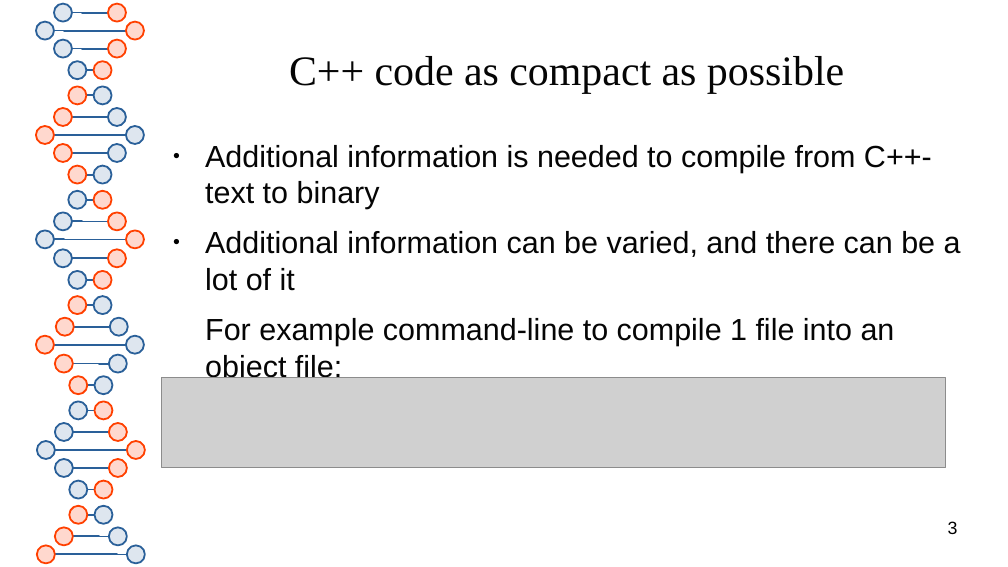
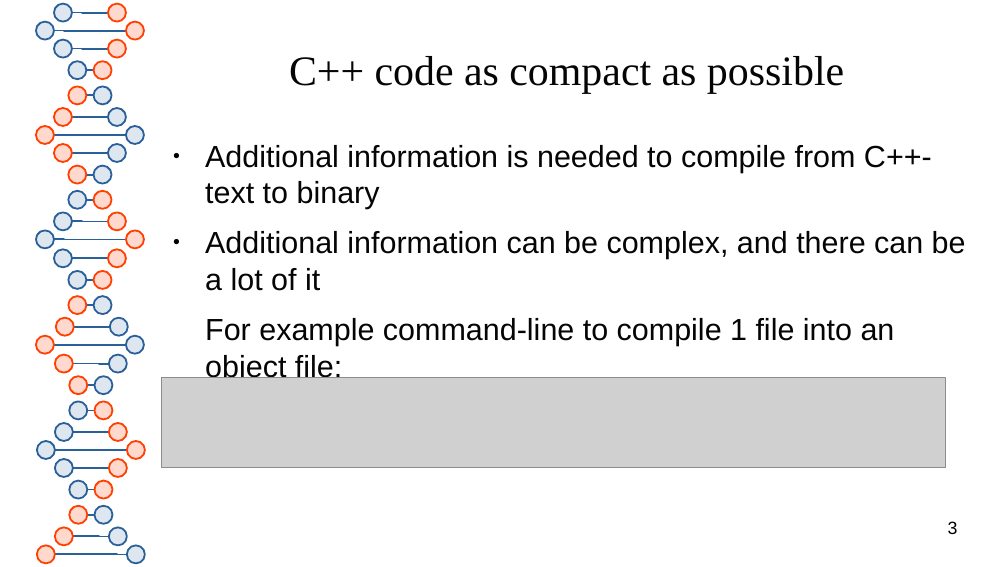
Before and after one commit to kingkybel/Transfer, a slide deck: slide 3 of CMakeTutorial/CMakeLecture.odp. Drawn at 1008x567 pixels with LibreOffice and Linux fonts; fonts in the diff are those of the drawing; grey boxes stand for pictures. Boxes give left, top, right and bottom in pixels: in the first picture for what was removed or moved away, otherwise in the second. Text is boxed around its words. In the diff, an @@ line names an element or a change of style, - is before the commit and + after.

```diff
--- a/CMakeTutorial/CMakeLecture.odp
+++ b/CMakeTutorial/CMakeLecture.odp
@@ text at (x1=205, y1=231, x2=966, y2=291): text changed @@
-● Additional information can be varied, and there can be a lot of it
+● Additional information can be complex, and there can be a lot of it
```
Also in this commit, not shown: 4 other slides changed, 24 other files.
